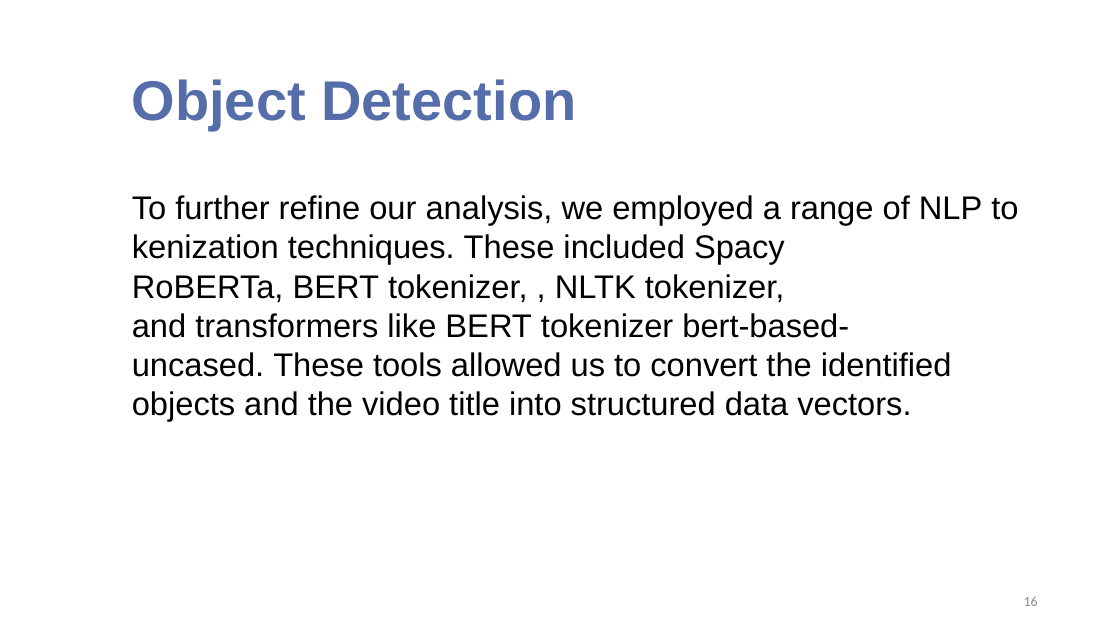
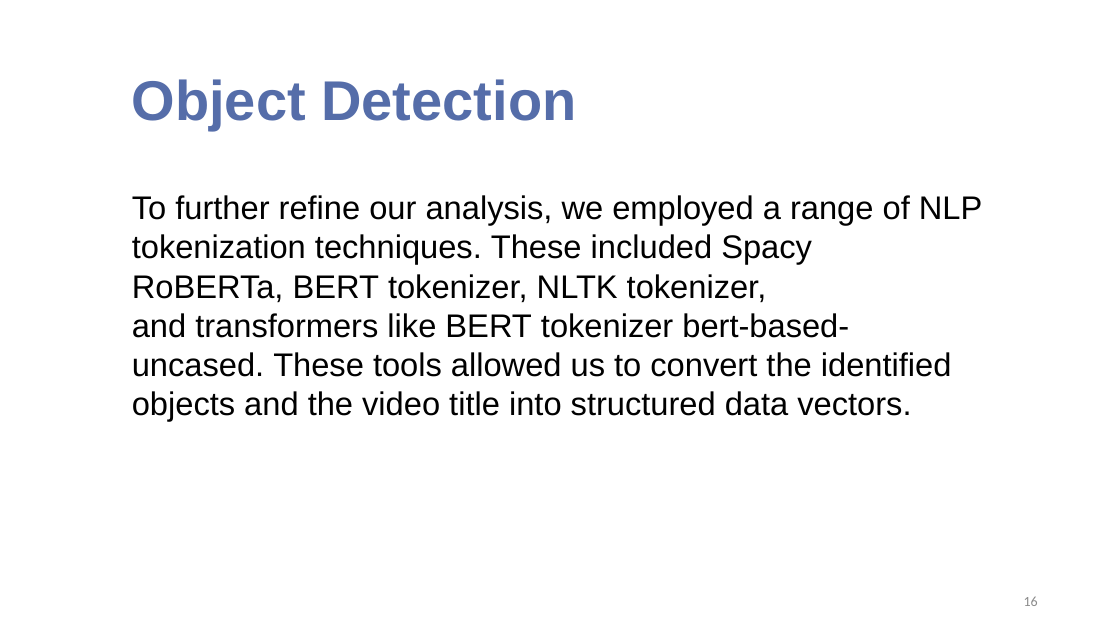
Before and after one commit to Vasilispapg/CVML-UMVS, a slide deck: slide 16 of Presentation.pptx. Drawn at 1120x630 pixels with LibreOffice and Linux fonts; fonts in the diff are those of the drawing; background and template pictures are left out. Boxes give left, top, right and bottom in pixels: in the first picture for what was removed or moved away, otherwise in the second. Text is boxed around its words. In the diff, an @@ line names an element or a change of style, - is before the commit and + after.

```diff
--- a/Presentation.pptx
+++ b/Presentation.pptx
@@ text at box(132, 195, 982, 421): text changed @@
-To further refine our analysis, we employed a range of NLP tokenization techniques. These included Spacy RoBERTa, BERT tokenizer, , NLTK tokenizer, and transformers like BERT tokenizer bert-based-uncased. These tools allowed us to convert the identified objects and the video title into structured data vectors.
+To further refine our analysis, we employed a range of NLP tokenization techniques. These included Spacy RoBERTa, BERT tokenizer, NLTK tokenizer, and transformers like BERT tokenizer bert-based-uncased. These tools allowed us to convert the identified objects and the video title into structured data vectors.
```
Also in this commit, not shown: 2 other slides changed.
